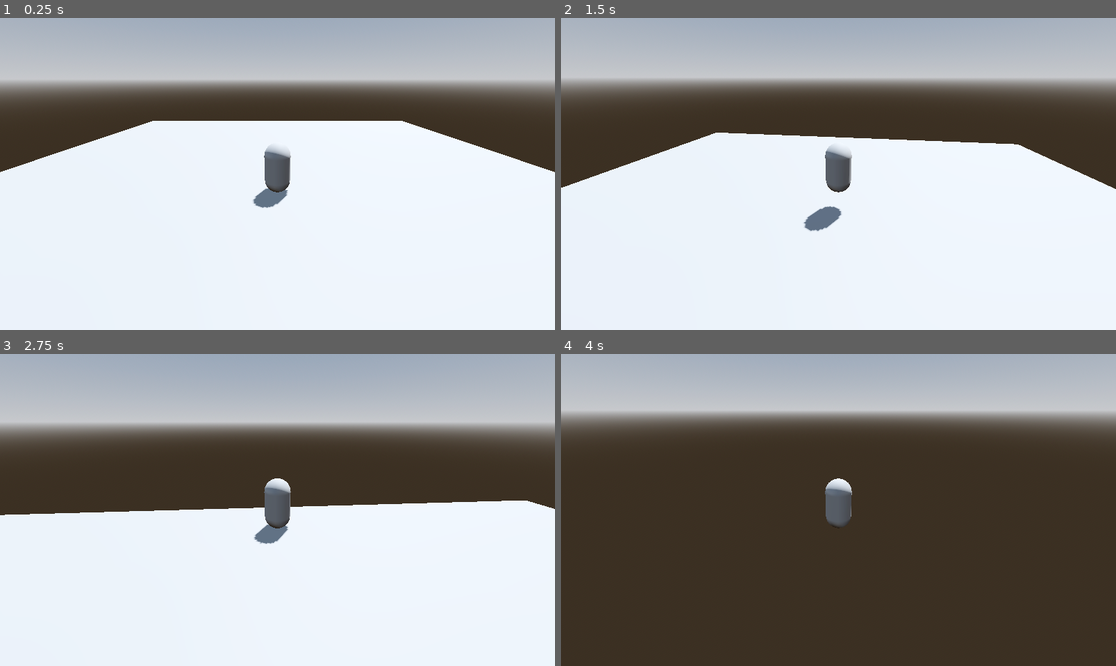
Above: before the commit, frames 1-4 (two rows, left to right).
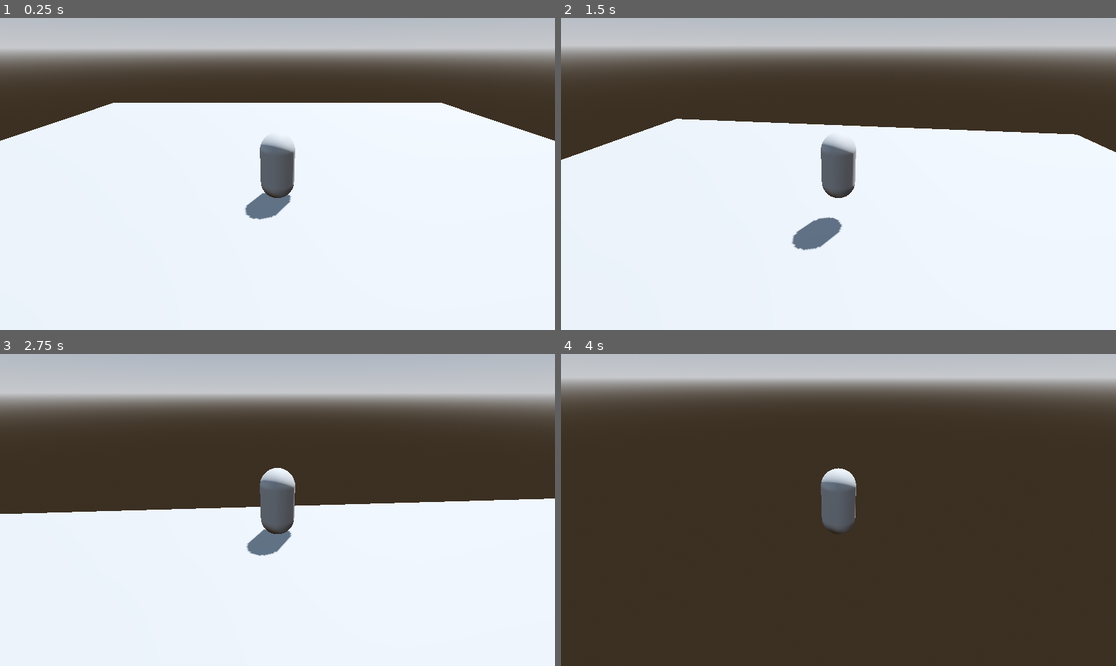
Above: after the commit, the same moments.

Repository: kyle-hessel/godot-narrative-prototype
Game: Godot game, scene res://scenes/main.tscn
The game is run twice, just before and just after one commit, with the same random seed, the same clock (stepped at 60 frames per second) and the same inputs.
Inputs (mouse positions are in pixels of both pictures, inside the frame that each line leads up to):
- Up to frame 1 (0.25 s): no input
- Up to frame 2 (1.5 s): tap Enter at 0.5 s; move the mouse to (866, 174) at 0.52 s; hold W (forward) from 0.53 s (still down); tap Shift (sprint) at 0.6, 1.35 s; tap Space (jump) at 0.77 s; move the mouse to (810, 174) at 1.27 s
- Up to frame 3 (2.75 s): keep holding W (forward); tap Space (jump) at 1.52 s; move the mouse to (288, 503) at 2.02 s; tap Shift (sprint) at 2.1 s
- Up to frame 4 (4 s): keep holding W (forward); move the mouse to (832, 516) at 2.77 s; tap Shift (sprint) at 2.85, 3.6 s; tap Space (jump) at 3.02, 3.77 s; move the mouse to (877, 513) at 3.52 s

The runs differ from the first frame. In frame 1, 24% of the frame differs, in the area x 0-100%, y 3-65%; in frame 2, 24%; in frame 3, 16%; in frame 4, 18%.

Commit message:
Fixed controller camera rotation. I'm just very tired. ;-;

Diff:
--- a/scenes/player.tscn
+++ b/scenes/player.tscn
@@ -1,10 +1,13 @@
-[gd_scene load_steps=4 format=3 uid="uid://cdplgwr0kkrcr"]
+[gd_scene load_steps=5 format=3 uid="uid://cdplgwr0kkrcr"]
 
 [ext_resource type="Script" path="res://scripts/player.gd" id="1_vbk4d"]
 
 [sub_resource type="CapsuleShape3D" id="CapsuleShape3D_ty4c4"]
 
 [sub_resource type="CapsuleMesh" id="CapsuleMesh_c2aid"]
+
+[sub_resource type="SeparationRayShape3D" id="SeparationRayShape3D_pieuv"]
+slide_on_slope = true
 
 [node name="Player" type="CharacterBody3D"]
 script = ExtResource("1_vbk4d")
@@ -19,7 +22,10 @@
 
 [node name="SpringArm3D" type="SpringArm3D" parent="."]
 transform = Transform3D(1, 0, 0, 0, 0.906307, 0.422618, 0, -0.422618, 0.906307, 0, 0.744943, 0)
+shape = SubResource("SeparationRayShape3D_pieuv")
 spring_length = 8.0
 
 [node name="PlayerCam" type="Camera3D" parent="SpringArm3D"]
 transform = Transform3D(1, 0, 0, 0, 1, 0, 0, 0, 1, 0, 0, 8)
+current = true
+fov = 60.0
--- a/scripts/player.gd
+++ b/scripts/player.gd
@@ -62,8 +62,9 @@
 func _ready():
 	# capture mouse movement for camera navigation
 	Input.mouse_mode = Input.MOUSE_MODE_CAPTURED
+	$SpringArm3D.add_excluded_object(self)
 
-func _physics_process(delta: float):
+func _physics_process(delta: float) -> void:
 	# only do the below movements if already in movement states 0-2.
 	if movement_state < 3:
 		calculate_player_lateral_movement(delta)
@@ -72,6 +73,7 @@
 	# camera movement w/ controller
 	rotate_cam_joypad(delta)
 
+	# collisions
 	move_and_slide()
 
 func _input(event):
@@ -170,11 +172,10 @@
 
 
 func rotate_cam_joypad(delta: float) -> void:
-	pass
 	# controller spring arm rotation
-#	$SpringArm3D.rotation.y -= Input.get_action_strength("camera_left_joystick") * -joystick_sensitivity * delta
-#	$SpringArm3D.rotation.y -= Input.get_action_strength("camera_right_joystick") * joystick_sensitivity * delta
-#
-#	$SpringArm3D.rotation.x = Input.get_action_strength("camera_up_joystick") * -joystick_sensitivity * delta
-#	$SpringArm3D.rotation.x = Input.get_action_strength("camera_down_joystick") * joystick_sensitivity * delta
-#	$SpringArm3D.rotation.x = clamp($SpringArm3D.rotation.x, -1.4, 0.3)
+	$SpringArm3D.rotation.y -= Input.get_action_strength("camera_left_joystick") * -joystick_sensitivity * delta
+	$SpringArm3D.rotation.y -= Input.get_action_strength("camera_right_joystick") * joystick_sensitivity * delta
+
+	$SpringArm3D.rotation.x -= Input.get_action_strength("camera_up_joystick") * -joystick_sensitivity * delta
+	$SpringArm3D.rotation.x -= Input.get_action_strength("camera_down_joystick") * joystick_sensitivity * delta
+	$SpringArm3D.rotation.x = clamp($SpringArm3D.rotation.x, -1.4, 0.3)
